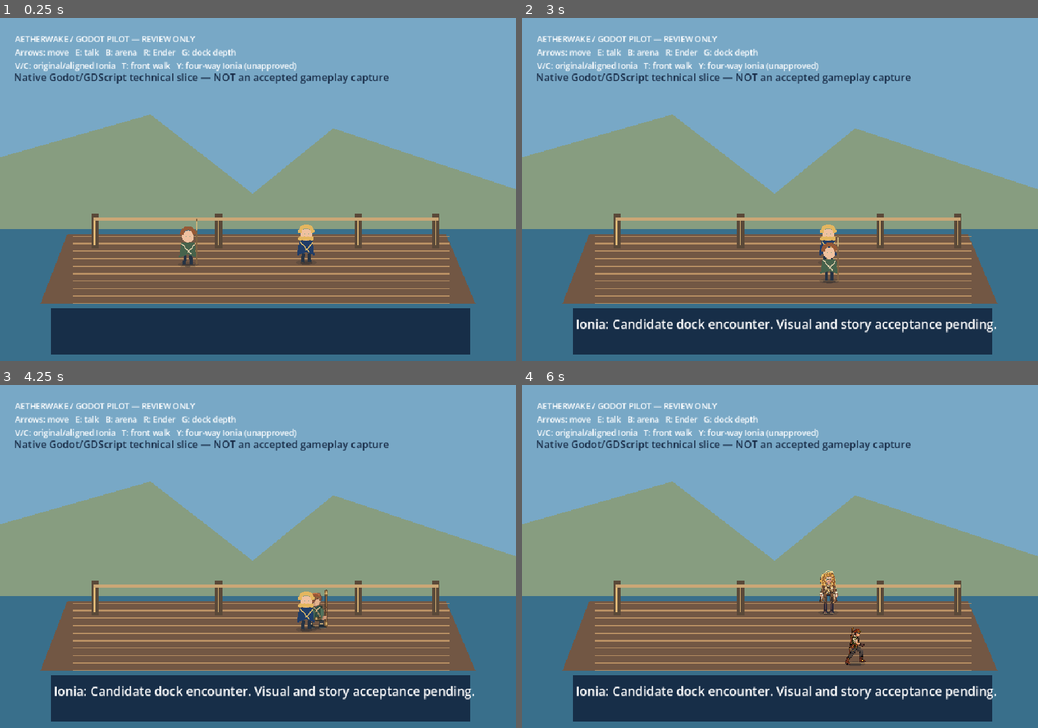
Above: before the commit, frames 1-4 (two rows, left to right).
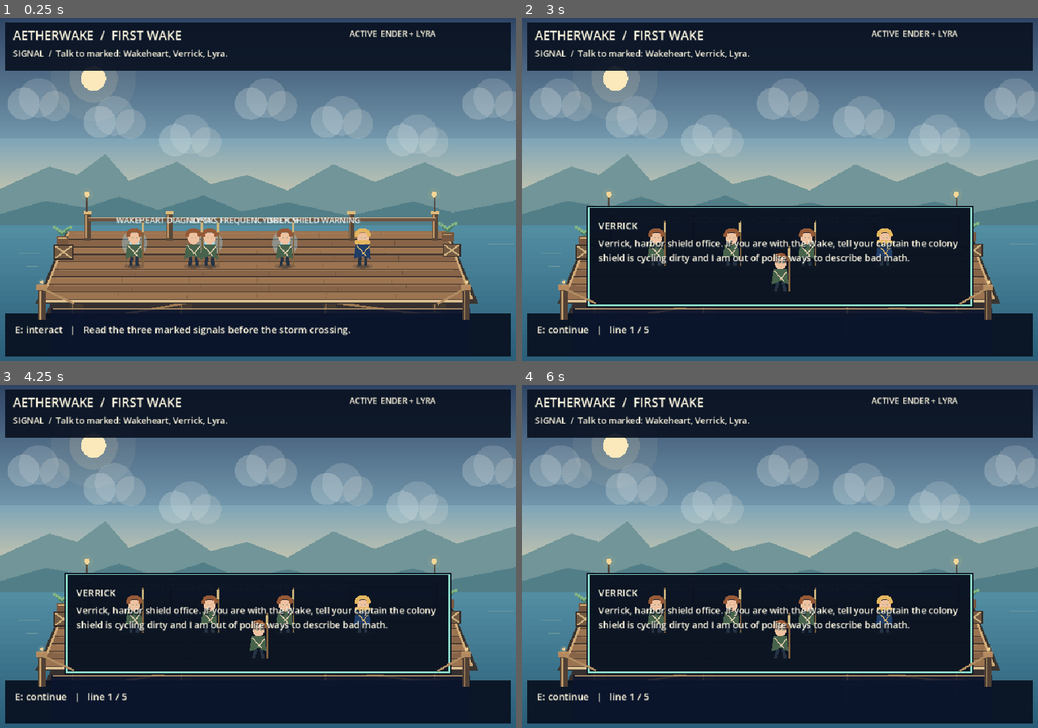
Above: after the commit, the same moments.

Repository: ndrorchestration/ToSailaStarrySky-jrpg
Game: Godot game, scene res://scenes/first_wake_chapter1_player_preview.tscn
Same seed, same stepped clock (60 frames per second), same inputs: the game is played once before the commit and once after it. Before the commit the project starts from res://scenes/first_wake.tscn.
Inputs:
- Up to frame 1 (0.25 s): no input
- Up to frame 2 (3 s): tap Enter at 0.5 s; hold Right (ui_right) 0.53-1.28 s; tap 1 (aetherwake_ch1_choice_a, bound only after the commit) at 0.6 s; hold Down (ui_down) 1.28-2.03 s; tap 2 (aetherwake_ch1_choice_b, bound only after the commit) at 1.35 s; tap Space at 2 s; hold Right (ui_right) 2.03-2.78 s; tap 3 (aetherwake_ch1_choice_c, bound only after the commit) at 2.1 s; hold Up (ui_up) from 2.78 s (still down); tap E (aetherwake_ch1_interact, bound only after the commit) at 2.85 s
- Up to frame 3 (4.25 s): release Up (ui_up) at 3.53 s; hold Left (ui_left) from 3.53 s (still down); tap R at 3.6 s
- Up to frame 4 (6 s): tap Enter at 4.25 s; tap V at 4.35 s; tap Space at 5 s; release Left (ui_left) at 5.03 s; hold Down (ui_down) 5.03-5.78 s; tap C at 5.1 s; hold Right (ui_right) from 5.78 s (still down); tap T at 5.85 s

The runs differ from the first frame. In frame 1, 78% of the frame differs, in the area x 0-100%, y 0-99%; in frame 2, 82%; in frame 3, 82%; in frame 4, 82%.

Commit message:
build(godot): point Windows preview at Chapter I migration scene

Diff:
--- a/godot/project.godot
+++ b/godot/project.godot
@@ -4,8 +4,8 @@
 
 [application]
 
-config/name="Aetherwake — First Wake Engine Pilot"
-run/main_scene="res://scenes/first_wake.tscn"
+config/name="Aetherwake — First Wake Chapter I Native Preview"
+run/main_scene="res://scenes/first_wake_chapter1_player_preview.tscn"
 config/features=PackedStringArray("4.7", "GL Compatibility")
 
 [display]
